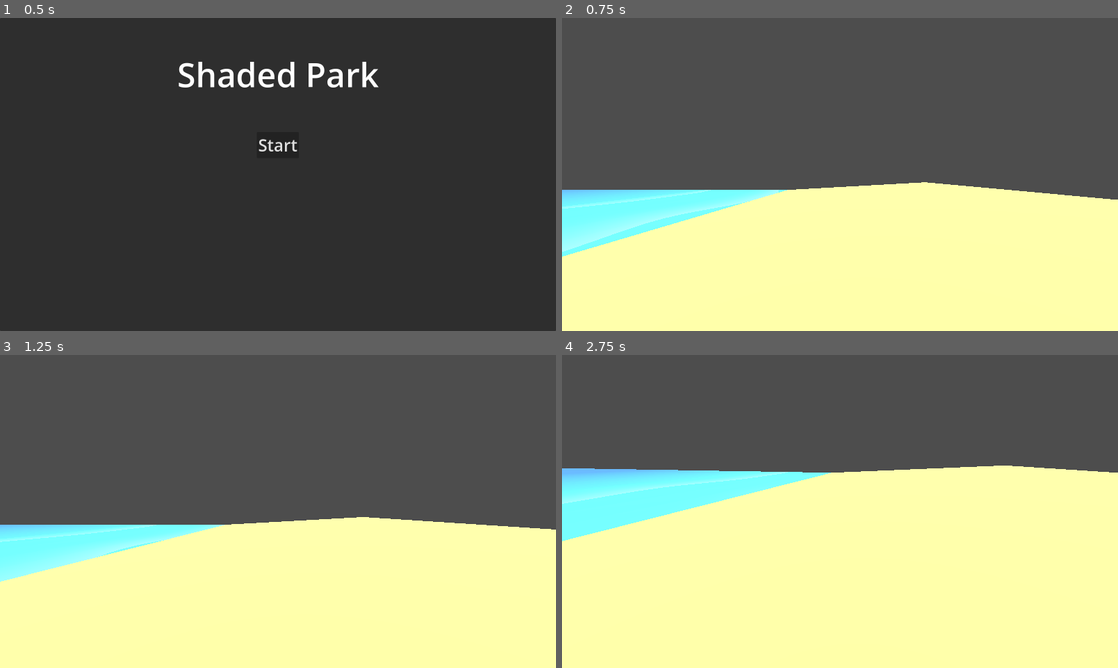
Above: before the commit, frames 1-4 (two rows, left to right).
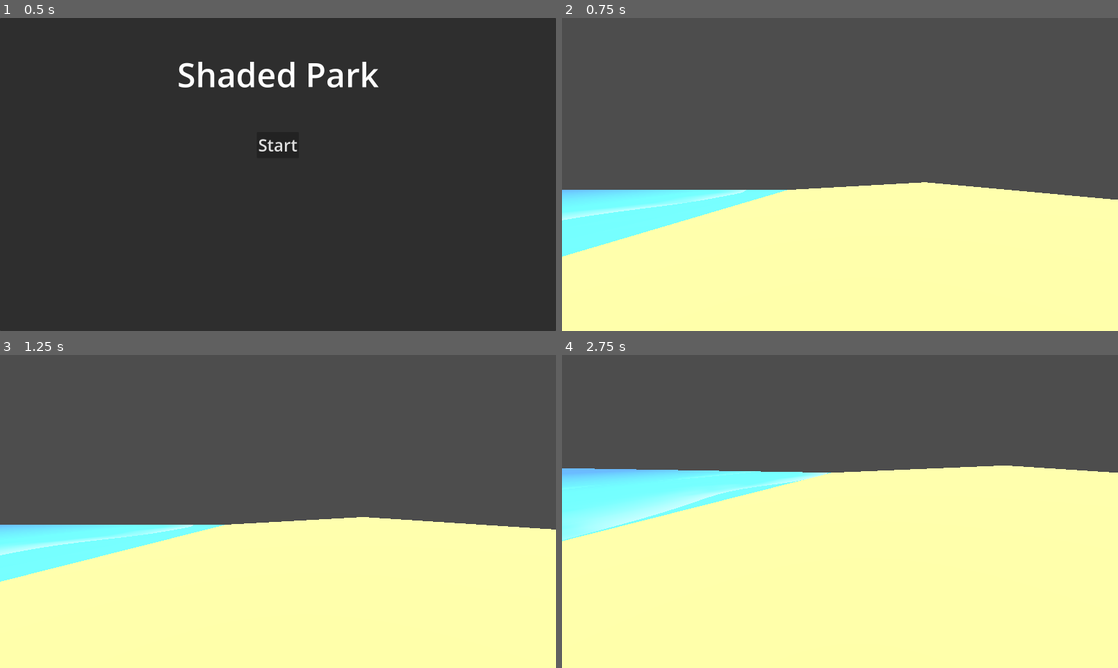
Above: after the commit, the same moments.

Repository: Spooked2/Shaded-Park
Game: Godot game, scene res://main_menu.tscn
Same seed, same stepped clock (60 frames per second), same inputs: the game is played once before the commit and once after it.
Inputs (mouse positions are in pixels of both pictures, inside the frame that each line leads up to):
- Up to frame 1 (0.5 s): no input
- Up to frame 2 (0.75 s): click "Start" at 0.5 s
- Up to frame 3 (1.25 s): no input
- Up to frame 4 (2.75 s): move the mouse to (867, 511) at 1.27 s; hold W (move_forward) from 1.28 s (still down); move the mouse to (812, 511) at 2.02 s

Frame 1 is identical in both runs. In frame 2, 1.5% of the frame differs, in the area x 0-39%, y 54-75%; in frame 3, 1.3%; in frame 4, 1.9%, in the area x 0-48%, y 37-60%.

Commit message:
ADD ocean waves are now broken up with noise

Diff:
--- a/assets/shaders/beach/ocean.gdshader
+++ b/assets/shaders/beach/ocean.gdshader
@@ -1,7 +1,9 @@
 shader_type spatial;
 
 uniform sampler2D water_color_gradient;
+uniform sampler2D wave_break_noise;
 uniform float wave_speed: hint_range(0.0, 2.0) = 0.5;
+uniform float wave_start_position: hint_range(0.0, 0.9) = 0.7;
 
 float wave(float amp, float x, float wavelength, float speed) {
 	float freq = 2.0 / wavelength;
@@ -18,7 +20,7 @@
 	vec3 final_color = texture(water_color_gradient, UV).rgb;
 
 	// Create some scrolling white foam waves and overlay them on top of the base color
-	vec2 wave_uv = (UV - vec2(0.8, 0.0)) * 5.0;
+	vec2 wave_uv = (UV - vec2(wave_start_position, 0.0)) * 5.0;
 
 	// Make the waves wavy
 	float wave1 = wave(1.2, wave_uv.y, 1.1, 0.55);
@@ -26,10 +28,22 @@
 	float wave3 = wave(1.05, wave_uv.y, 1.2, 0.65);
 	float wave_sum = 0.075 * cos(wave1 + wave2 + wave3);
 
-	float waves = smoothstep(0.5, 3.0, fract((wave_uv.x * 1.25) + wave_sum - fract(TIME * wave_speed)));
+	float waves = smoothstep(0.5, 2.5, fract((wave_uv.x * 1.1) + wave_sum - fract(TIME * wave_speed)));
 
-	// Hide some of the waves
-	vec2 wave_mask = step(vec2(0.0), wave_uv) * step(wave_uv, vec2(1.0));
+	// Make the waves fade in
+	float wave_fade = smoothstep(0.2, 1.0, wave_uv.x);
+	waves *= wave_fade;
+
+	// Break up the long waves for a more realistic look
+	// It's worth noting Wind Waker does not do this
+	vec3 wave_break_mask = texture(wave_break_noise, (UV - vec2(TIME * 0.05, TIME * 0.005))).rgb;
+
+	float wave_break_final = smoothstep(0.2, 3.0, wave_break_mask.r);
+
+	waves = max(waves - wave_break_final, 0.0);
+
+	// Hide some of the waves in the back
+	vec2 wave_mask = step(vec2(0.0), wave_uv);
 	if (wave_mask.x > 0.0) {
 		final_color += waves;
 	}
--- a/levels/beach/beach.tscn
+++ b/levels/beach/beach.tscn
@@ -27,11 +27,27 @@
 [sub_resource type="GradientTexture1D" id="GradientTexture1D_3bnml"]
 gradient = SubResource("Gradient_k8g7j")
 
+[sub_resource type="Gradient" id="Gradient_3bnml"]
+offsets = PackedFloat32Array(0, 0.28608248)
+
+[sub_resource type="FastNoiseLite" id="FastNoiseLite_xiuwc"]
+noise_type = 2
+frequency = 0.0057
+cellular_distance_function = 1
+cellular_return_type = 5
+
+[sub_resource type="NoiseTexture2D" id="NoiseTexture2D_07d7i"]
+noise = SubResource("FastNoiseLite_xiuwc")
+color_ramp = SubResource("Gradient_3bnml")
+seamless = true
+
 [sub_resource type="ShaderMaterial" id="ShaderMaterial_h5dy1"]
 render_priority = 0
 shader = ExtResource("1_hrlhh")
 shader_parameter/water_color_gradient = SubResource("GradientTexture1D_3bnml")
+shader_parameter/wave_break_noise = SubResource("NoiseTexture2D_07d7i")
 shader_parameter/wave_speed = 0.2000000095
+shader_parameter/wave_start_position = 0.7
 
 [node name="Beach" type="Node3D" unique_id=1092459270]
 
